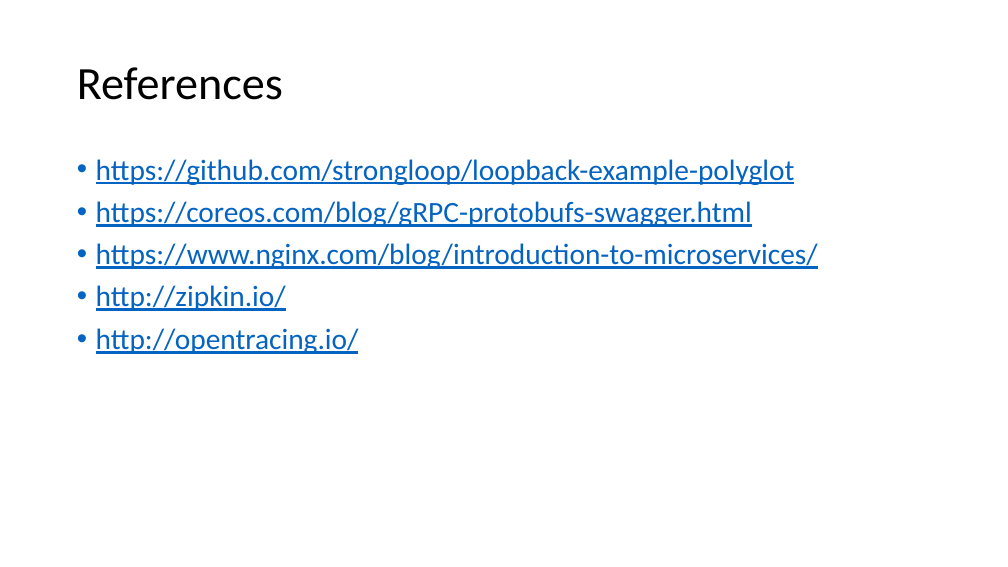
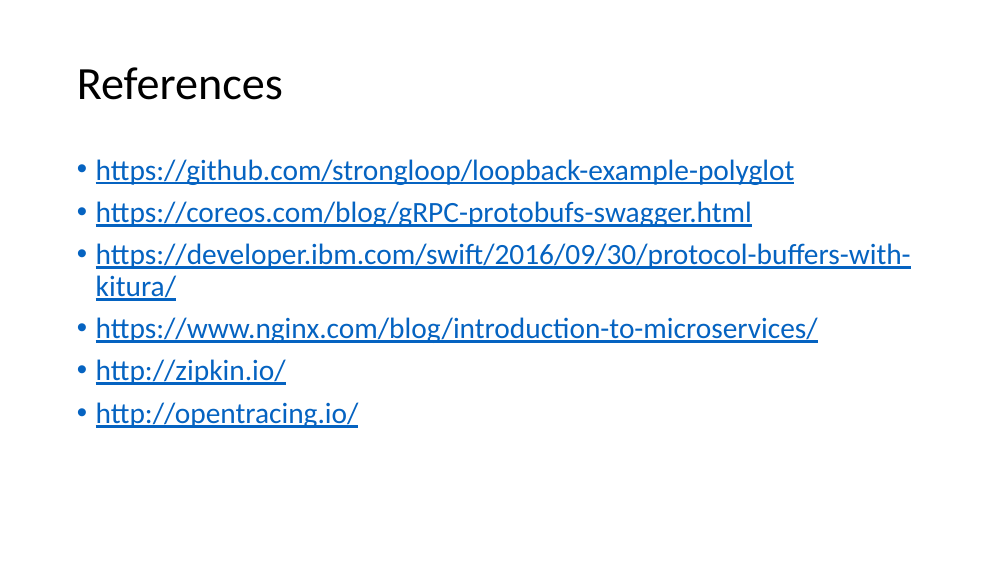
Before and after one commit to strongloop/loopback-example-polyglot, a slide deck: slide 20 of Polyglot Microservices.pptx (slide 15 before the commit). Drawn at 1008x567 pixels with LibreOffice and Linux fonts; fonts in the diff are those of the drawing. Boxes give left, top, right and bottom in pixels: in the first picture for what was removed or moved away, otherwise in the second. Text is boxed around its words. In the diff, an @@ line names an element or a change of style, - is before the commit and + after.

```diff
--- a/Polyglot Microservices.pptx
+++ b/Polyglot Microservices.pptx
@@ text at (96, 243, 911, 301): paragraph added @@
+• https://developer.ibm.com/swift/2016/09/30/protocol-buffers-with-kitura/
```
Also in this commit, not shown: 3 other slides changed, 5 slides added.
